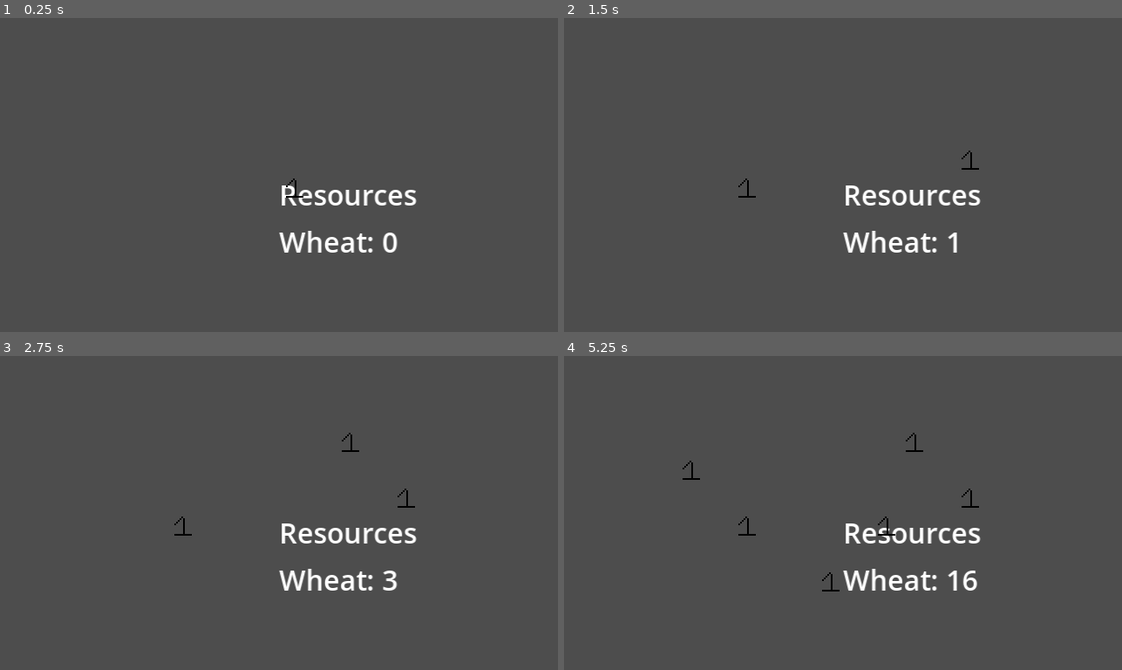
Above: before the commit, frames 1-4 (two rows, left to right).
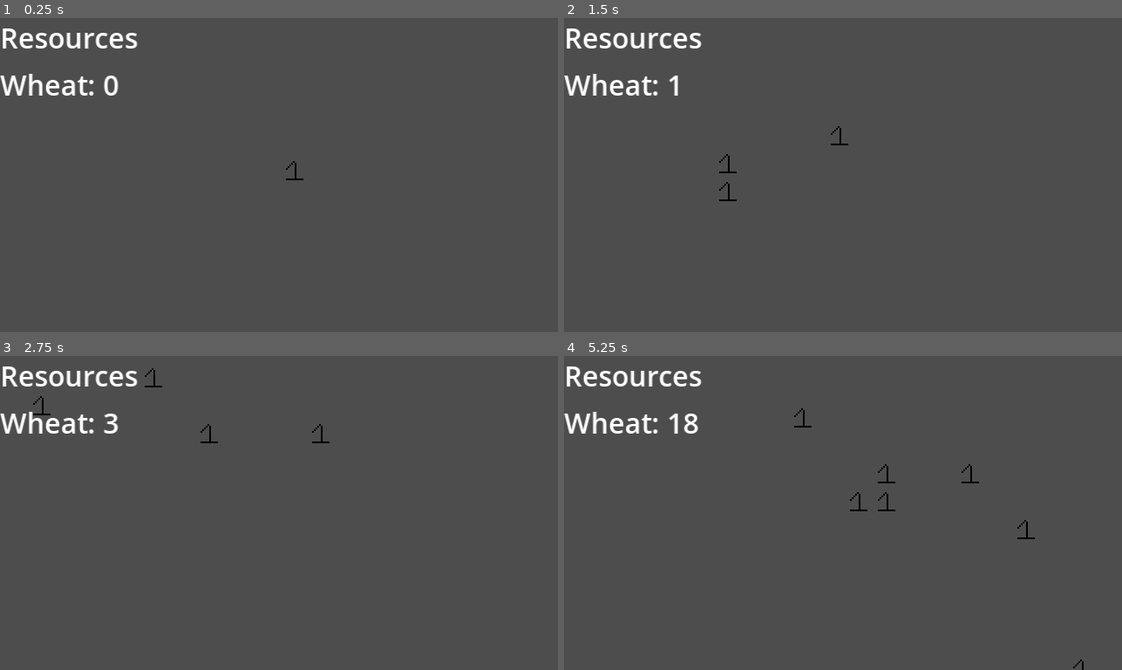
Above: after the commit, the same moments.

Repository: InRe-Dan/gmtk2024
Game: Godot game, scene res://world.tscn
Two runs of this game, one before a commit and one after it. Both use one fixed random seed, a clock stepped at 60 frames per second and the inputs below.
Inputs (mouse positions are in pixels of both pictures, inside the frame that each line leads up to):
- Up to frame 1 (0.25 s): no input
- Up to frame 2 (1.5 s): tap Enter at 0.5 s; move the mouse to (965, 159) at 0.52 s; press the mouse at (965, 159) at 0.53 s; hold D (pan_right, bound only after the commit) 0.53-1.28 s; move the mouse to (731, 190) at 1.27 s; release the mouse at (731, 190) at 1.28 s; hold S (pan_down, bound only after the commit) from 1.28 s (still down); click (731, 190) at 1.35 s
- Up to frame 3 (2.75 s): move the mouse to (334, 443) at 2.02 s; release S (pan_down, bound only after the commit) at 2.03 s; press the mouse at (334, 443) at 2.03 s; hold D (pan_right, bound only after the commit) from 2.03 s (still down)
- Up to frame 4 (5.25 s): move the mouse to (815, 575) at 2.77 s; release D (pan_right, bound only after the commit) at 2.78 s; release the mouse at (815, 575) at 2.78 s; hold W (pan_up, bound only after the commit) 2.78-3.53 s; click (815, 575) at 2.85 s; move the mouse to (1010, 560) at 3.52 s; press the mouse at (1010, 560) at 3.53 s; hold A (pan_left, bound only after the commit) 3.53-5.03 s; move the mouse to (675, 465) at 4.27 s; release the mouse at (675, 465) at 4.28 s; click (675, 465) at 4.35 s; move the mouse to (870, 513) at 5.02 s; press the mouse at (870, 513) at 5.03 s; hold S (pan_down, bound only after the commit) from 5.03 s (still down)

The runs differ from the first frame. In frame 1, 2.7% of the frame differs, in the area x 0-75%, y 3-75%; in frame 2, 2.8%; in frame 3, 2.9%; in frame 4, 3.3%, in the area x 0-94%, y 3-100%.

Commit message:
Added camera panning to main scene
Camera view can be panned with W, A, S, and D

Diff:
--- a/level.gd
+++ b/level.gd
@@ -1,7 +1,9 @@
 class_name Level
-extends Node
+extends Node2D
 
 signal resources_added
+
+const PAN_SPEED = 100.0
 
 @onready var ghost_layer: GhostLayer = $GhostLayer
 @onready var buildings_layer: TileMapLayer = $BuildingsLayer
@@ -23,9 +25,12 @@
 	# Draw building ghost
 	ghost_layer.draw_pattern()
 
+	var pan_direction: Vector2 = -Vector2(Input.get_axis("pan_left", "pan_right"), Input.get_axis("pan_up", "pan_down")).normalized()
+	position += pan_direction * delta * PAN_SPEED
+
 
 # Intercepts unhandled input
-func _unhandled_input(event: InputEvent) -> void:
+func _input(event: InputEvent) -> void:
 	if event.is_action_pressed("submit"):
 		build_ghost()
 
--- a/project.godot
+++ b/project.godot
@@ -41,3 +41,23 @@
 "events": [Object(InputEventMouseButton,"resource_local_to_scene":false,"resource_name":"","device":-1,"window_id":0,"a …(259 unchanged characters)…
 ]
 }
+pan_up={
+"deadzone": 0.5,
+"events": [Object(InputEventKey,"resource_local_to_scene":false,"resource_name":"","device":-1,"window_id":0,"alt_pressed":false,"shift_pressed":false,"ctrl_pressed":false,"meta_pressed":false,"pressed":false,"keycode":0,"physical_keycode":87,"key_label":0,"unicode":119,"location":0,"echo":false,"script":null)
+]
+}
+pan_down={
+"deadzone": 0.5,
+"events": [Object(InputEventKey,"resource_local_to_scene":false,"resource_name":"","device":-1,"window_id":0,"alt_pressed":false,"shift_pressed":false,"ctrl_pressed":false,"meta_pressed":false,"pressed":false,"keycode":0,"physical_keycode":83,"key_label":0,"unicode":115,"location":0,"echo":false,"script":null)
+]
+}
+pan_left={
+"deadzone": 0.5,
+"events": [Object(InputEventKey,"resource_local_to_scene":false,"resource_name":"","device":-1,"window_id":0,"alt_pressed":false,"shift_pressed":false,"ctrl_pressed":false,"meta_pressed":false,"pressed":false,"keycode":0,"physical_keycode":65,"key_label":0,"unicode":97,"location":0,"echo":false,"script":null)
+]
+}
+pan_right={
+"deadzone": 0.5,
+"events": [Object(InputEventKey,"resource_local_to_scene":false,"resource_name":"","device":-1,"window_id":0,"alt_pressed":false,"shift_pressed":false,"ctrl_pressed":false,"meta_pressed":false,"pressed":false,"keycode":0,"physical_keycode":68,"key_label":0,"unicode":100,"location":0,"echo":false,"script":null)
+]
+}
--- a/world.tscn
+++ b/world.tscn
@@ -5,6 +5,4 @@
 [node name="World" type="Node2D"]
 texture_filter = 1
 
-[node name="Camera2D" type="Camera2D" parent="."]
-
 [node name="Level" parent="." instance=ExtResource("1_qclth")]
